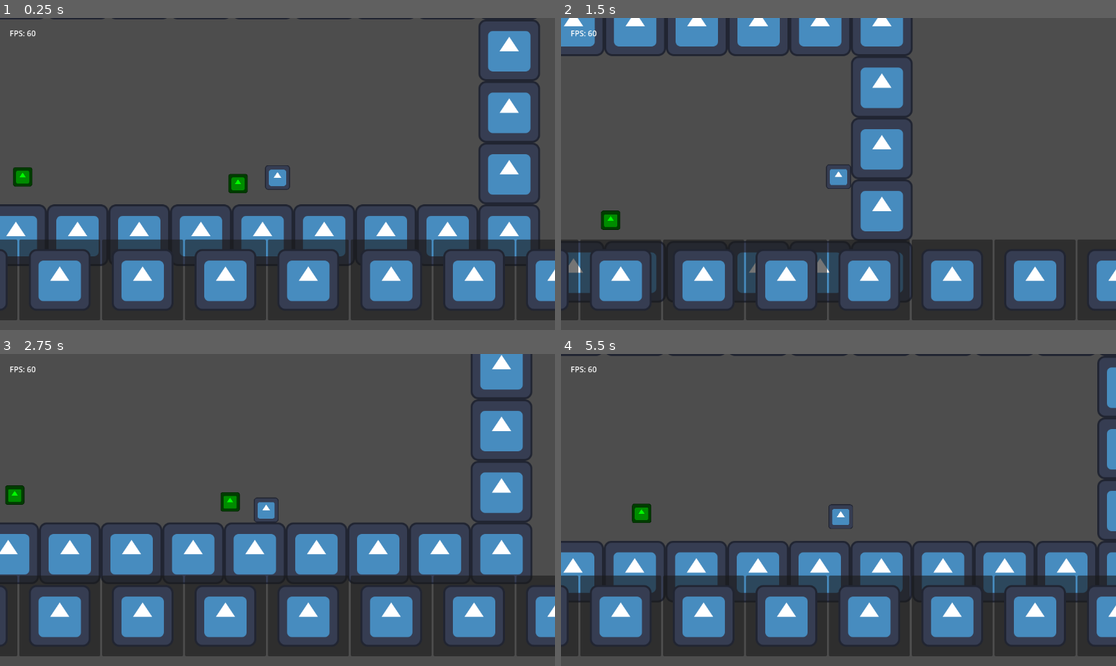
Above: before the commit, frames 1-4 (two rows, left to right).
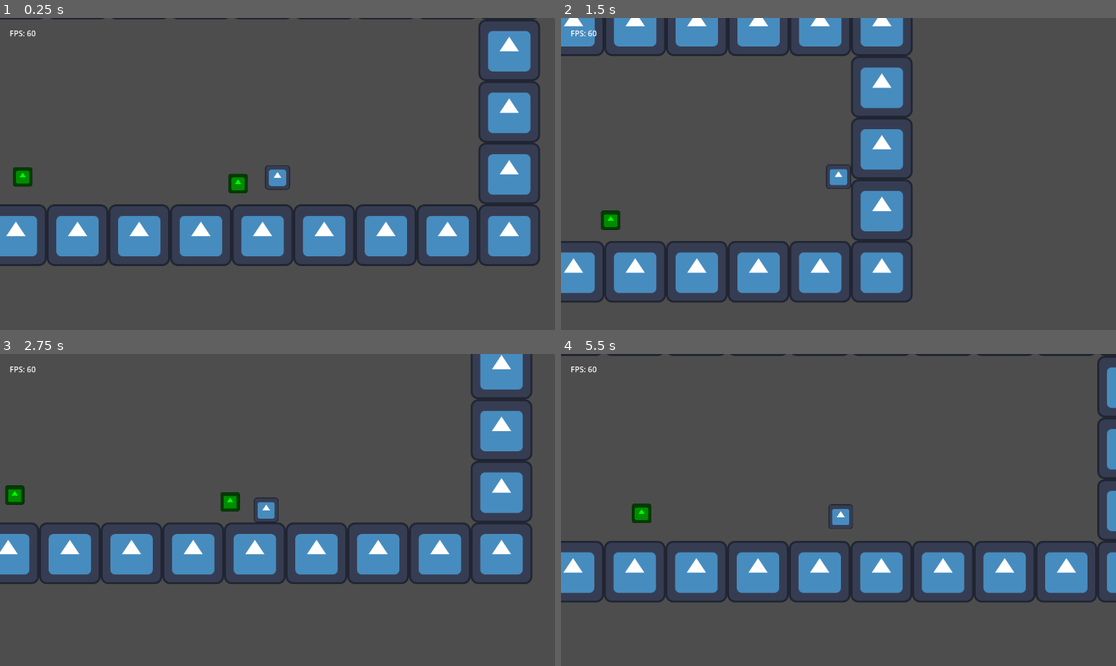
Above: after the commit, the same moments.

Repository: TheHumanMRP/RPG-Life-Tracker
Game: Godot game, scene res://Folders/Systems/Main/Scenes/main_scene.tscn
Same seed, same stepped clock (60 frames per second), same inputs: the game is played once before the commit and once after it. The engine's default icon, where the game draws it, is replaced by a stand-in: a white triangle on a blue panel in a dark square.
Inputs:
- Up to frame 1 (0.25 s): no input
- Up to frame 2 (1.5 s): hold D (move_right) from 0.53 s (still down); tap Space (jump) at 0.77 s
- Up to frame 3 (2.75 s): tap Space (jump) at 1.52 s; release D (move_right) at 2.03 s; hold A (move_left) from 2.03 s (still down)
- Up to frame 4 (5.5 s): release A (move_left) at 2.78 s; hold D (move_right) 2.78-4.28 s; tap Space (jump) at 3.02, 3.77, 4.52 s; hold A (move_left) 4.28-5.03 s; hold D (move_right) from 5.03 s (still down)

The runs differ from the first frame. In frame 1, 20% of the frame differs, in the area x 0-100%, y 71-97%; in frame 2, 19%; in frame 3, 19%; in frame 4, 20%.
Error after the commit: Parse Error: Invalid numeric notation. (res://Folders/Systems/Globals/global.gd:1)

Commit message:
Auto commit at 2026-06-28 16:38:42

Diff:
--- a/Folders/Systems/Globals/global.gd
+++ b/Folders/Systems/Globals/global.gd
@@ -1,4 +1,4 @@
-extends Node
+3extends Node
 
 # ============================================================================
 # INVENTORY SETTINGS
